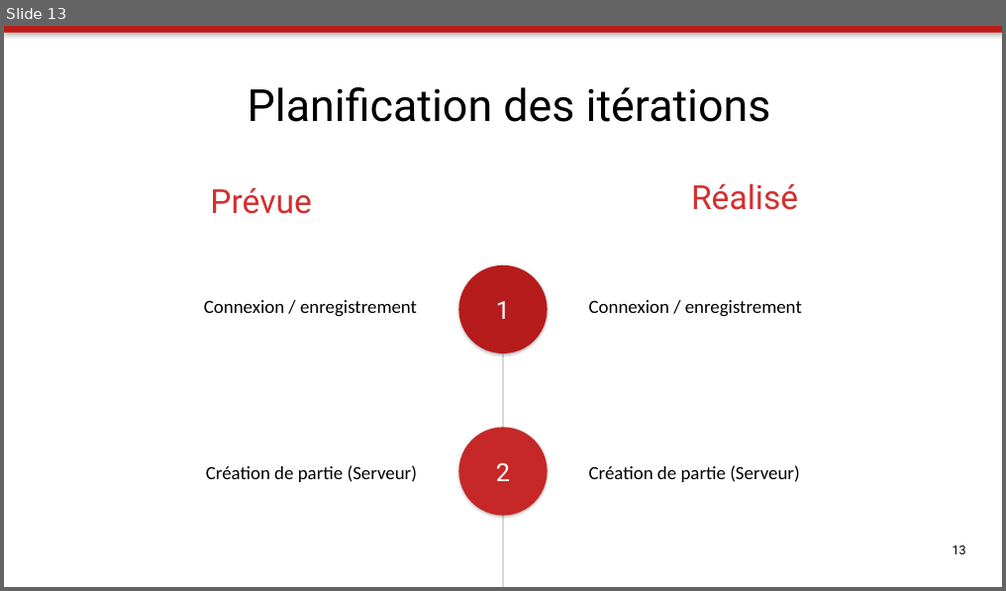
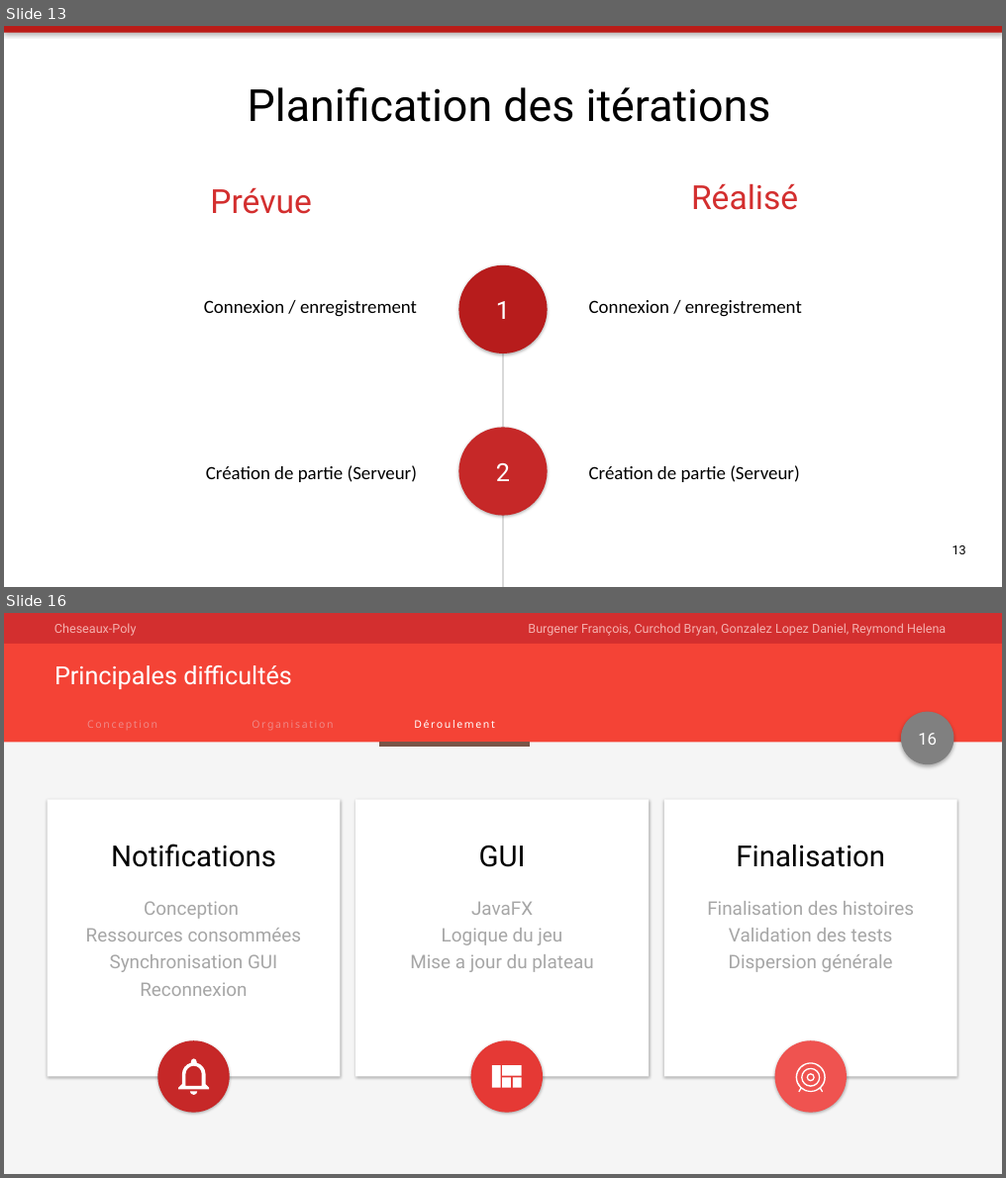
Before and after one commit to Angorance/HEIGVD_Monopoly, a slide deck: Doc/presentation.pptx. Shown one above the other, each under a label of ours: slide 13 before the commit, slides 13 and 16 after it; the slides between them are not shown. The pictures are 1006x591 and 1006x1178 pixels, drawn with LibreOffice and Linux fonts; fonts in the diff are those of the drawing. Boxes give left, top, right and bottom in pixels: in the first picture for what was removed or moved away, otherwise in the second. Text is boxed around its words. In the diff, an @@ line names an element or a change of style, - is before the commit and + after.

```diff
--- a/Doc/presentation.pptx
+++ b/Doc/presentation.pptx
@@ slide 16 added at box(4, 613, 1002, 1174), background #F5F5F5 @@
@@ rectangle added at box(4, 613, 1002, 644), fill #D32F2F @@
@@ text added at box(54, 623, 136, 636), 12 pt, text #F5B0AE @@
+Cheseaux-Poly
@@ text added at box(528, 623, 945, 636), 12 pt, text #F5B0AE @@
+Burgener François, Curchod Bryan, Gonzalez Lopez Daniel, Reymond Helena
@@ rectangle added at box(4, 644, 1002, 742), fill #F44336 @@
@@ title added at box(54, 665, 292, 689), 24 pt, text #FFFFFF @@
+Principales difficultés
@@ text added at box(87, 720, 157, 730), 10 pt, text #EF8886 @@
+Conception
@@ text added at box(252, 720, 333, 730), 10 pt, text #EF8886 @@
+Organisation
@@ text added at box(414, 720, 495, 728), 10 pt, text #FFFFFF @@
+Déroulement
@@ ellipse added at box(901, 712, 954, 765), fill #808080 @@
@@ line added from (379, 744) to (531, 744), #795548 4.5 pt @@
@@ page number added at box(918, 733, 937, 745), 16 pt, text #FFFFFF @@
+16
@@ rectangle added at box(48, 799, 341, 1077), fill #FFFFFF @@
@@ rectangle added at box(355, 799, 648, 1077), fill #FFFFFF @@
@@ rectangle added at box(664, 799, 957, 1077), fill #FFFFFF @@
@@ text added at box(111, 844, 276, 867), 28 pt, text #000000 @@
+Notifications
@@ text added at box(479, 845, 526, 867), 28 pt, text #000000 @@
+GUI
@@ text added at box(736, 845, 885, 867), 28 pt, text #000000 @@
+Finalisation
@@ text added at box(86, 901, 301, 996), 18 pt, text #A6A6A6 @@
+Conception
+Ressources consommées
+Synchronisation GUI
+Reconnexion
@@ text added at box(410, 902, 593, 972), 18 pt, text #A6A6A6 @@
+JavaFX
+Logique du jeu
+Mise a jour du plateau
@@ text added at box(707, 901, 914, 972), 18 pt, text #A6A6A6 @@
+Finalisation des histoires
+Validation des tests
+Dispersion générale
@@ ellipse added at box(157, 1042, 230, 1113), fill #C62828 @@
@@ ellipse added at box(471, 1042, 543, 1113), fill #E53935 @@
@@ ellipse added at box(775, 1042, 846, 1113), fill #EF5350 @@
@@ freeform shape added at box(178, 1059, 209, 1095), fill #FFFFFF @@
@@ freeform shape added at box(492, 1065, 522, 1088), fill #FFFFFF @@
@@ freeform shape added at box(796, 1062, 826, 1093), fill #FFFFFF @@
```
Also in this commit, not shown: 10 slides changed, 1 other slide added, 2 slides removed.
